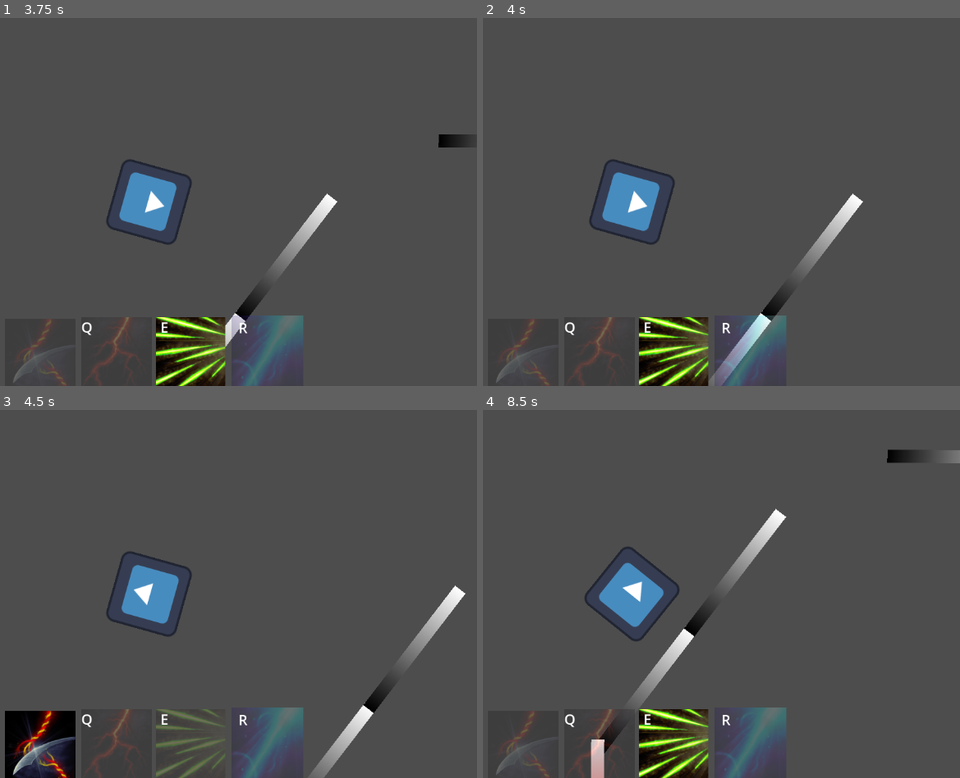
Above: before the commit, frames 1-4 (two rows, left to right).
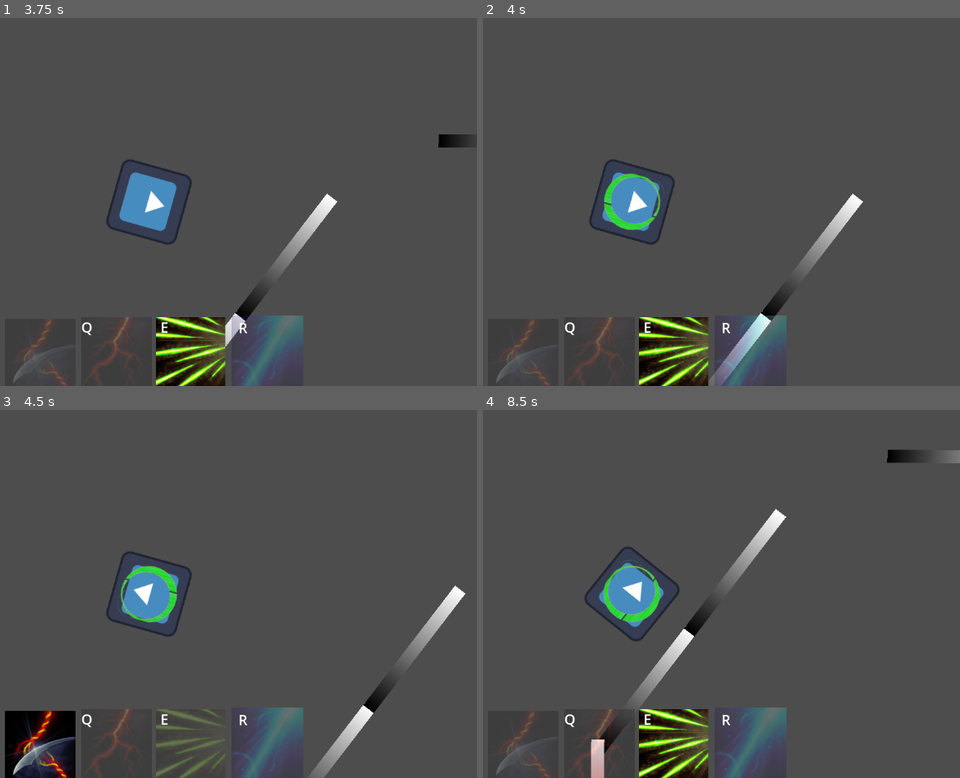
Above: after the commit, the same moments.

Repository: EamonnMR/chrome-crusher
Game: Godot game, scene res://Main.tscn
Same seed, same stepped clock (60 frames per second), same inputs: the game is played once before the commit and once after it. The engine's default icon, where the game draws it, is replaced by a stand-in: a white triangle on a blue panel in a dark square.
Inputs (mouse positions are in pixels of both pictures, inside the frame that each line leads up to):
- Up to frame 1 (3.75 s): tap Enter at 0.5 s; move the mouse to (290, 183) at 0.52 s; hold D 0.53-1.28 s; hold Right mouse button (block) 0.53-1.28 s; move the mouse to (19, 220) at 1.27 s; hold S 1.28-2.03 s; right-click (19, 220) at 1.35 s; move the mouse to (214, 121) at 2.02 s; press the mouse at (214, 121) at 2.03 s; hold D 2.03-2.78 s; right-click (214, 121) at 2.3 s; tap Space at 2.75 s; move the mouse to (114, 275) at 2.77 s; release the mouse at (114, 275) at 2.78 s; hold W 2.78-3.53 s; tap Q at 2.85 s; right-click (114, 275) at 3.05 s; move the mouse to (343, 257) at 3.52 s; hold A from 3.53 s (still down); hold E from 3.53 s (still down)
- Up to frame 2 (4 s): keep holding A; keep holding E; right-click (826, 257) at 3.8 s
- Up to frame 3 (4.5 s): keep holding A; move the mouse to (outside the picture) at 4.27 s; release E at 4.28 s; tap R at 4.35 s
- Up to frame 4 (8.5 s): right-click (outside the picture) at 4.55 s; move the mouse to (664, 594) at 5.02 s; release A at 5.03 s; hold S 5.03-5.78 s; hold Right mouse button (block) 5.03-5.78 s; move the mouse to (535, 502) at 5.77 s; hold D 5.78-6.53 s; right-click (535, 502) at 5.85 s; move the mouse to (773, 575) at 6.52 s; press the mouse at (773, 575) at 6.53 s; hold W 6.53-7.28 s; right-click (773, 575) at 6.8 s; move the mouse to (502, 612) at 7.27 s; release the mouse at (502, 612) at 7.28 s; hold D 7.28-8.03 s; tap Q at 7.35 s; right-click (502, 612) at 7.55 s; move the mouse to (697, 513) at 8.02 s; hold S from 8.03 s (still down); hold E from 8.03 s (still down); right-click (697, 513) at 8.3 s

Frame 1 is identical in both runs. In frame 2, 0.5% of the frame differs, in the area x 25-38%, y 42-58%; in frame 3, 0.5%; in frame 4, 0.5%.
Error before the commit: Attempt to call function 'start' in base 'null instance' on a null instance. (res://component/Spell.gd:27)

Commit message:
Fixes bug in shield display

Diff:
--- a/Foe.gd
+++ b/Foe.gd
@@ -2,8 +2,9 @@
 
 const SPEED = 300.0
 const JUMP_VELOCITY = -400.0
+
 func _physics_process(delta):
 	move_and_slide()
 
-func damage():
+func damage(color):
 	queue_free()
--- a/component/Spell.gd
+++ b/component/Spell.gd
@@ -5,6 +5,7 @@
 @export var projectile_velocity: float = 10
 @export var spread: float
 @export var damage_amount: float
+@export var shield_graphic: Texture2D
 @export_flags_2d_physics var projectile_mask: int
 
 var cooldown = false
@@ -14,6 +15,7 @@
 	add_child(
 		parent.get_node("CollisionShape2D").duplicate()
 	)
+	$ShieldGraphic.texture = shield_graphic
 
 func shoot():
 	if not cooldown:
@@ -24,7 +26,7 @@
 func block():
 	# TODO: Block projectiles
 	$ShieldGraphic.show()
-	$Timer.start()
+	$ShieldTimer.start()
 	parent.disable_hits()
 	collision_layer = 2
 
@@ -50,7 +52,7 @@
 	var projectile = projectile_scene.instantiate()
 	projectile.color = color
 	projectile.global_transform = global_transform
-	projectile.damage = damage
+	#projectile.damage = damage
 	projectile.initial_velocity = projectile_velocity
 	#projectile.velocity = parent.velocity
 	var proj_area: Area2D = projectile.get_node("Area2D")
--- a/player.tscn
+++ b/player.tscn
@@ -7,7 +7,10 @@
 [ext_resource type="Script" path="res://component/ChordedController.gd" id="5_ewnqr"]
 [ext_resource type="PackedScene" uid="uid://t8jbdsossrdy" path="res://entities/projectiles/proj_red.tscn" id="5_fia3n"]
 [ext_resource type="PackedScene" uid="uid://cq3ts2w8upfx1" path="res://entities/projectiles/proj_green.tscn" id="6_1021j"]
+[ext_resource type="Texture2D" uid="uid://bq1qghqaagnt2" path="res://assets/red_shield.png" id="6_l52ys"]
 [ext_resource type="PackedScene" uid="uid://cjagpogc8v5cn" path="res://entities/projectiles/proj_blue.tscn" id="7_hn20c"]
+[ext_resource type="Texture2D" uid="uid://k58q0fxetlin" path="res://assets/green_shield.png" id="8_w1qf0"]
+[ext_resource type="Texture2D" uid="uid://by7oi0jxspkgh" path="res://assets/blue_shield.png" id="10_p4wm3"]
 
 [sub_resource type="CircleShape2D" id="CircleShape2D_1y61n"]
 radius = 56.0089
@@ -25,16 +28,19 @@
 [node name="Spell_R" parent="Sprite" instance=ExtResource("4_g0jnr")]
 color = 1
 projectile_scene = ExtResource("5_fia3n")
+shield_graphic = ExtResource("6_l52ys")
 projectile_mask = 5
 
 [node name="Spell_G" parent="Sprite" instance=ExtResource("4_g0jnr")]
 color = 2
 projectile_scene = ExtResource("6_1021j")
+shield_graphic = ExtResource("8_w1qf0")
 projectile_mask = 5
 
 [node name="Spell_B" parent="Sprite" instance=ExtResource("4_g0jnr")]
 color = 3
 projectile_scene = ExtResource("7_hn20c")
+shield_graphic = ExtResource("10_p4wm3")
 projectile_mask = 5
 
 [node name="ChordedController" type="Node2D" parent="."]
Not shown: 1 places in player.tscn that only renumber resources
